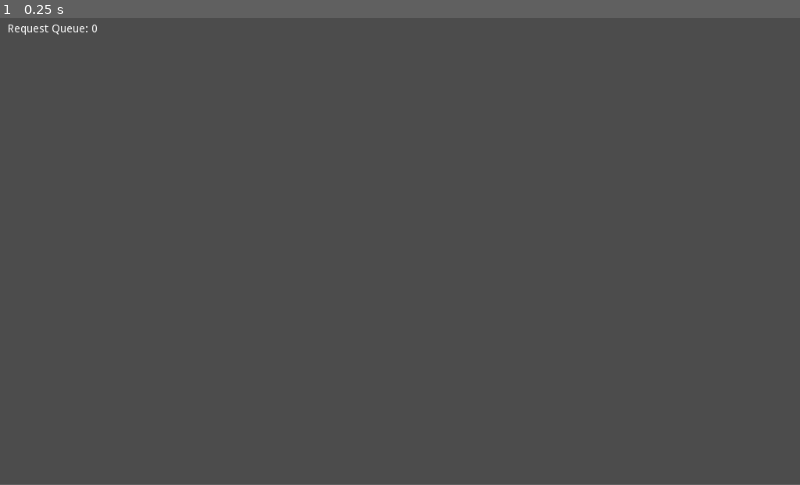
Above: before the commit, frame 1.
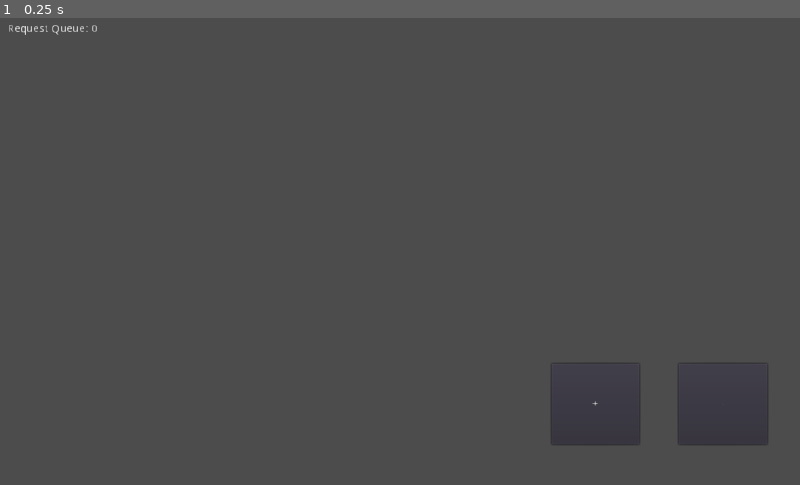
Above: after the commit, the same moment.

Repository: Changryy/Boat-Tracker
Game: Godot game, scene res://Main.tscn
Same seed, same stepped clock (60 frames per second), same inputs: the game is played once before the commit and once after it.
Inputs:
- Up to frame 1 (0.25 s): no input
In our replay, the window is 800x468 before the commit and 800x469 after it. These sizes can differ from the game's own. Grey fills any space a smaller window leaves; there, only what the larger window draws over its background counts as a difference.

The runs differ from the first frame. In frame 1, 0.2% of the frame differs, in the area x 1-96%, y 1-92%.

Commit message:
live update of boats position

Diff:
--- a/Global/Extract.gd
+++ b/Global/Extract.gd
@@ -10,9 +10,16 @@
 func points(content):
 	return json(content)["JTT"][0]["track"]["segments"][1]
 
+func last_pos(content):
+	var result = json(content)["lastpos"]
+	result.append(json(content)["ts"])
+	return result
+
 func anchor_pos(content):
 	content = json(content)
 	return Vector2(content["estimated_anchorpos"][0], content["estimated_anchorpos"][1])
 
 func box_pos(content):
 	return json(content)["box"]
+
+func geo(x): return Vector2(x[0], x[1])
--- a/Global/RequestHandler.gd
+++ b/Global/RequestHandler.gd
@@ -11,11 +11,11 @@
 var finished = []
 
 
-func request(id, url, metadata=null):
+func request(id, url, metadata=null, force=false):
 	var working_on = []
 	for x in queue:
 		working_on.append(x.url)
-	if (url in finished) or (url in working_on): return
+	if (not force) and ((url in finished) or (url in working_on)): return
 	queue.append({id=id,url=url,metadata=metadata})
 	if not working: _fetch_next()
 
@@ -29,7 +29,8 @@
 
 func _on_receive_response(result, response_code, headers, body):
 	if result == 0 and response_code == 200:
-		finished.append(current.url)
+		if not (current.url in finished):
+			finished.append(current.url)
 		emit_signal("forward_response", current.id, result,
 				response_code, headers, body, current.metadata)
 	if len(queue) > 0: return _fetch_next()
--- a/Global/TileHandler.gd
+++ b/Global/TileHandler.gd
@@ -6,7 +6,7 @@
 
 const ROOT = Vector2(1,1) * 67108864
 const MAX_ZOOM = 19
-const MIN_ZOOM = 2
+const MIN_ZOOM = 4
 
 
 func ln(x): return float(log(x) / log(exp(1)))
--- a/Main.gd
+++ b/Main.gd
@@ -12,6 +12,7 @@
 var loading = true
 var is_zooming = false
 
+var cam_pos = Vector2()
 
 func _ready():
 	RequestHandler.connect("forward_response", self, "_on_request_response")
@@ -32,7 +33,13 @@
 		box = Extract.box_pos(body)
 		print("Loaded Box")
 		$Camera2D.position = TileHandler.geo_to_pos(points[-1][0], points[-1][1])
+		cam_pos = $Camera2D.position
 		reload()
+		draw_points(true)
+	if id == "new_pos":
+		var new_pos = Extract.last_pos(body)
+		if Extract.geo(new_pos) == Extract.geo(points[-1]): return
+		points.append(new_pos)
 		draw_points()
 
 
@@ -71,7 +78,7 @@
 	RequestHandler.queue.sort_custom(self, "tile_sort")
 
 
-func draw_points():
+func draw_points(move_cam=false):
 	var new_points = []
 	var sublist = []
 	for point in points:
@@ -80,13 +87,18 @@
 			new_points.append(sublist.duplicate())
 			sublist.clear()
 
+	for line in get_tree().get_nodes_in_group("line"):
+		line.queue_free()
+
 	for x in new_points:
 		var line = Line2D.new()
 		line.points = x
 		line.z_index = 1
 		line.width = 5
-		$Camera2D.position = x[-1]
+		line.add_to_group("line")
+		if move_cam: $Camera2D.position = x[-1]
 		add_child(line)
+
 
 var moving = false
 var current_zoom = TileHandler.zoom_to_scale(zoom)
@@ -108,17 +120,20 @@
 	request_output.text = str(len(RequestHandler.queue))
 
 	current_zoom = lerp(current_zoom, scale_level, 0.2) as Vector2
-	if current_zoom.distance_to(scale_level) < 8:
+	if current_zoom.distance_to(scale_level) < 8 and is_zooming:
 		is_zooming = false
 		current_zoom = scale_level
+		$Camera2D.position = cam_pos
+		reload()
 	$Camera2D.zoom = current_zoom
-
+	if is_zooming: $Camera2D.position = lerp($Camera2D.position, cam_pos, 0.2)
 
 	# ZOOM WITH PGUP and PGDN
-	if Input.is_action_just_pressed("ui_page_up"): change_zoom(1)
-	elif Input.is_action_just_pressed("ui_page_down"): change_zoom(-1)
+	if Input.is_action_just_pressed("ui_page_up"): change_zoom(1, true)
+	elif Input.is_action_just_pressed("ui_page_down"): change_zoom(-1, true)
 
-func change_zoom(dir):
+func change_zoom(dir, in_middle=false):
+	if in_middle: cam_pos = $Camera2D.position
 	if abs(dir) > 1:
 		for i in range(min(dir, 0), max(dir, 0)): change_zoom(dir/abs(dir))
 		return
@@ -128,16 +143,26 @@
 	zoom += dir
 	reload()
 
+func zoom_on_position(pos, dir):
+	change_zoom(dir)
+	var new_pos = $Camera2D.position - pos
+	new_pos /= $Camera2D.zoom.x
+	new_pos *= TileHandler.zoom_to_scale(zoom).x
+	new_pos += pos
+	cam_pos = new_pos
 
 func _input(event):
 	if event is InputEventMouseButton:
 		if event.is_pressed():
-			if event.button_index == BUTTON_WHEEL_UP: change_zoom(1)
-			if event.button_index == BUTTON_WHEEL_DOWN: change_zoom(-1)
+			if event.button_index == BUTTON_WHEEL_UP:
+				zoom_on_position(get_global_mouse_position(), 1)
+			if event.button_index == BUTTON_WHEEL_DOWN:
+				zoom_on_position(get_global_mouse_position(), -1)
 		if event.button_index == BUTTON_LEFT and event.doubleclick:
-			$Camera2D.position = get_global_mouse_position()
+			cam_pos = get_global_mouse_position()
 			change_zoom(2)
-	if event is InputEventMouseMotion and Input.is_action_pressed("left_mouse"):
+	if (event is InputEventMouseMotion and Input.is_action_pressed("left_mouse"))\
+	or (event is InputEventScreenDrag):
 		$Camera2D.position -= event.relative * TileHandler.zoom_to_scale(zoom)
 
 
@@ -157,8 +182,12 @@
 		new_zoom.add_to_group("zoom level")
 		add_child(new_zoom)
 	draw_tiles()
-#	sort_zoom()
 	move_child(get_node(str(zoom)), get_child_count())
-#	draw_points()
 
 func _on_loading_finished(): loading = false
+
+
+func _on_in_pressed(): change_zoom(1, true)
+func _on_out_pressed(): change_zoom(-1, true)
+
+func _on_Refresher_timeout(): RequestHandler.request("new_pos", Extract.anchor_url, null, true)
--- a/Main.tscn
+++ b/Main.tscn
@@ -46,3 +46,46 @@
 margin_left = 107.0
 margin_right = 107.0
 margin_bottom = 14.0
+
+[node name="Bottom Right" type="VBoxContainer" parent="Fixed/UI"]
+anchor_left = 1.0
+anchor_top = 1.0
+anchor_right = 1.0
+anchor_bottom = 1.0
+margin_left = -318.0
+margin_top = -155.0
+margin_right = -42.0
+margin_bottom = -52.0
+__meta__ = {
+"_edit_use_anchors_": false
+}
+
+[node name="Zoom" type="HBoxContainer" parent="Fixed/UI/Bottom Right"]
+margin_right = 276.0
+margin_bottom = 103.0
+size_flags_horizontal = 3
+size_flags_vertical = 3
+custom_constants/separation = 50
+
+[node name="in" type="Button" parent="Fixed/UI/Bottom Right/Zoom"]
+margin_right = 113.0
+margin_bottom = 103.0
+size_flags_horizontal = 3
+size_flags_vertical = 3
+text = "+"
+
+[node name="out" type="Button" parent="Fixed/UI/Bottom Right/Zoom"]
+margin_left = 163.0
+margin_right = 276.0
+margin_bottom = 103.0
+size_flags_horizontal = 3
+size_flags_vertical = 3
+text = "-"
+
+[node name="Refresher" type="Timer" parent="."]
+wait_time = 10.0
+autostart = true
+
+[connection signal="pressed" from="Fixed/UI/Bottom Right/Zoom/in" to="." method="_on_in_pressed"]
+[connection signal="pressed" from="Fixed/UI/Bottom Right/Zoom/out" to="." method="_on_out_pressed"]
+[connection signal="timeout" from="Refresher" to="." method="_on_Refresher_timeout"]
--- a/project.godot
+++ b/project.godot
@@ -30,6 +30,8 @@
 
 window/dpi/allow_hidpi=true
 window/vsync/vsync_via_compositor=true
+window/stretch/mode="2d"
+window/stretch/aspect="expand"
 
 [input]
 
Not shown, changed: export_presets.cfg
